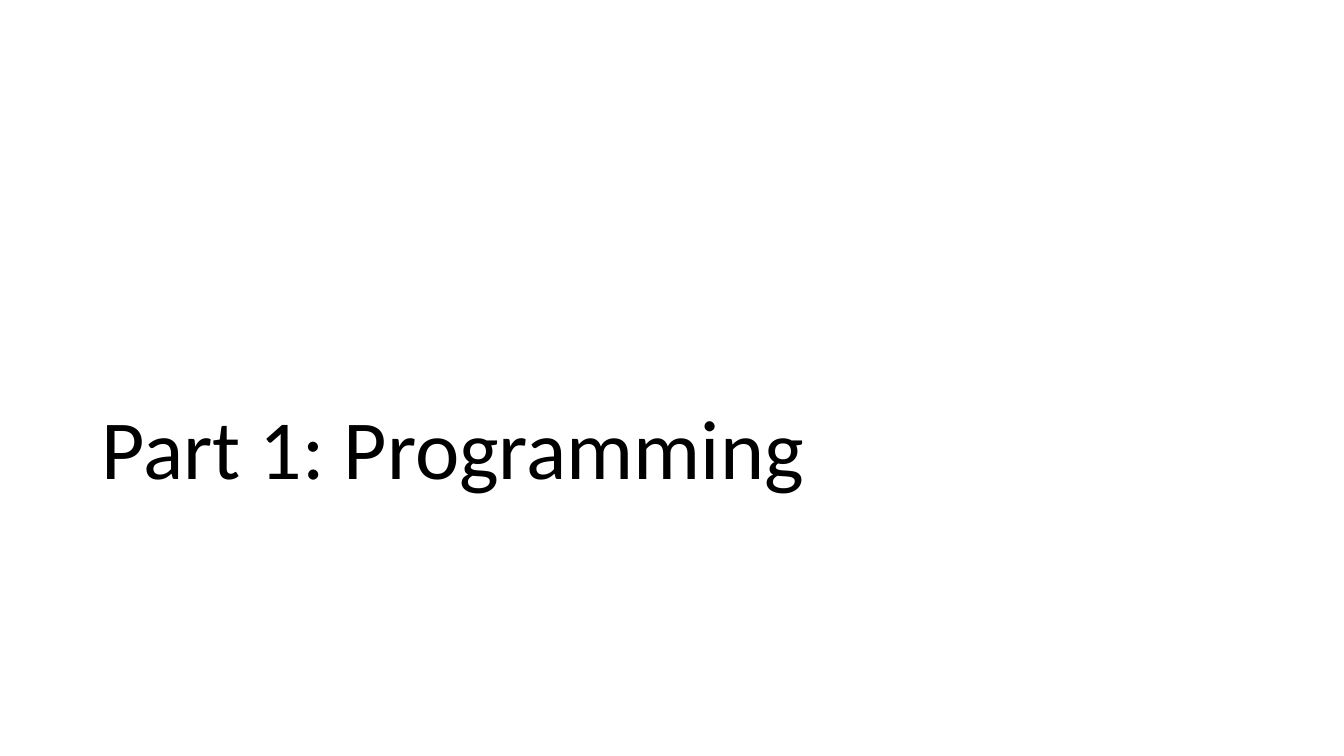
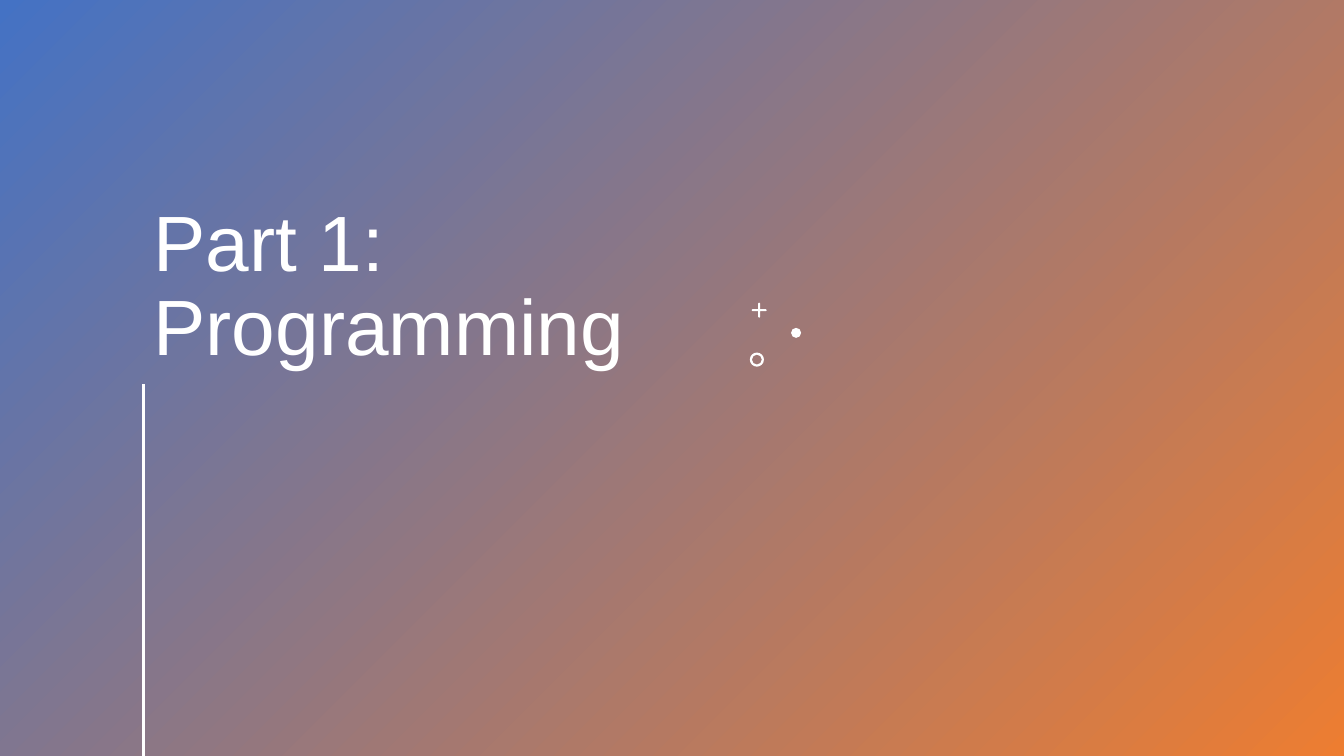
Before and after one commit to hectorcamm/BENV0091, a slide deck: slide 3 of Lecture 2/lecture2.pptx. Drawn at 1344x756 pixels with LibreOffice and Linux fonts; fonts in the diff are those of the drawing. Boxes give left, top, right and bottom in pixels: in the first picture for what was removed or moved away, otherwise in the second. Text is boxed around its words. In the diff, an @@ line names an element or a change of style, - is before the commit and + after.

```diff
--- a/Lecture 2/lecture2.pptx
+++ b/Lecture 2/lecture2.pptx
@@ rectangle added at (x1=0, y1=0, x2=1344, y2=756), fill gradient #4472C4 to #ED7D31 @@
@@ title "Part 1: Programming" moved from (x1=102, y1=421, x2=804, y2=494) to (x1=154, y1=217, x2=625, y2=371) @@
@@ title "Part 1: Programming" at (x1=154, y1=217, x2=625, y2=371): size 60 to 56 pt, font Calibri to Arial, text colour #000000 to #FFFFFF @@
@@ freeform shape added at (x1=752, y1=302, x2=767, y2=318), fill #FFFFFF @@
@@ freeform shape added at (x1=791, y1=328, x2=802, y2=338), fill #FFFFFF @@
@@ freeform shape added at (x1=750, y1=353, x2=764, y2=367), fill #FFFFFF @@
@@ line added from (143, 385) to (143, 755), #FFFFFF 2 pt @@
```
Also in this commit, not shown: 5 other slides changed, 1 other file.
